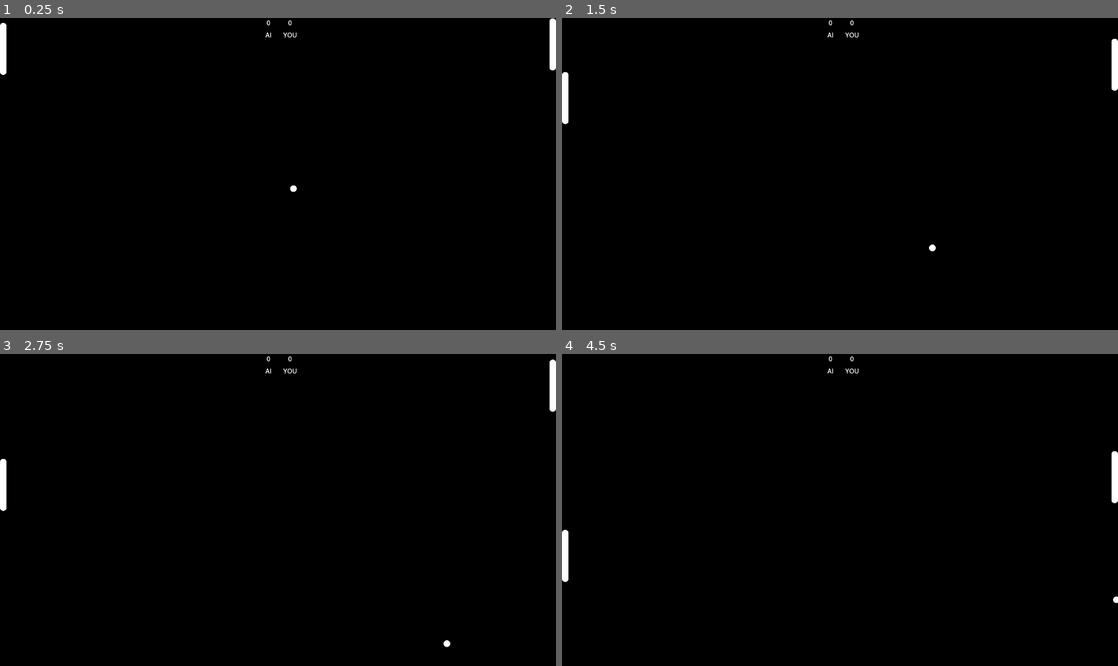
Above: before the commit, frames 1-4 (two rows, left to right).
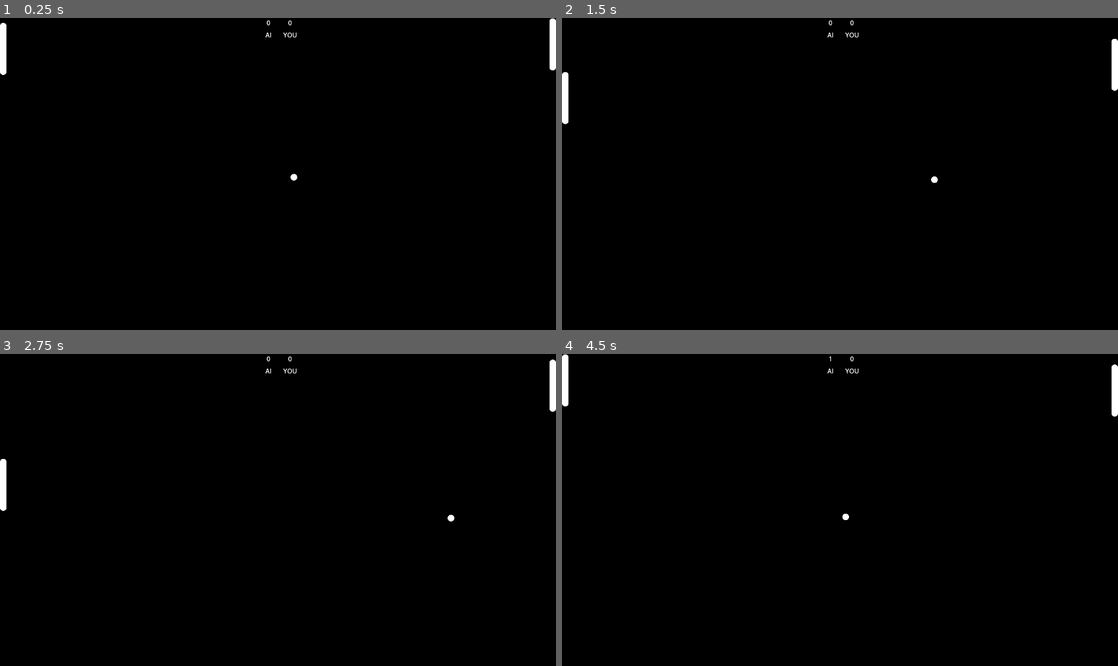
Above: after the commit, the same moments.

Repository: chaos-yeeter/pong
Game: Godot game, scene res://scenes/level.tscn
The game is run twice, just before and just after one commit, with the same random seed, the same clock (stepped at 60 frames per second) and the same inputs.
Inputs:
- Up to frame 1 (0.25 s): no input
- Up to frame 2 (1.5 s): hold K (move_up) 0.53-1.28 s; hold J (move_down) from 1.28 s (still down)
- Up to frame 3 (2.75 s): release J (move_down) at 2.03 s; hold K (move_up) from 2.03 s (still down)
- Up to frame 4 (4.5 s): release K (move_up) at 3.53 s; hold J (move_down) from 3.53 s (still down)

The runs differ from the first frame. In frame 1, less than 0.1% of the frame differs, in the area x 52-54%, y 49-56%; in frame 2, less than 0.1%; in frame 3, less than 0.1%; in frame 4, 0.9%, in the area x 0-100%, y 0-80%.

Commit message:
feat: Reset all characters after ball hits a death zone
- Reset ball to initial position
- Set random velocity for the ball after reset
- Reset ai & player paddles to initial positions

Diff:
--- a/scripts/ai_movement.gd
+++ b/scripts/ai_movement.gd
@@ -4,6 +4,15 @@
 @export var acceleration: float = 32
 @export var ball: CharacterBody2D
 
+var initial_position: Vector2
+
+func reset():
+	velocity = Vector2.ZERO
+	self.set_position(initial_position)
+
+func _ready():
+	initial_position = self.get_position()
+	assert(ball != null, "Assign ball to %s" % self.get_name())
 
 func _process(_delta):
 	# run computation once every x frames
--- a/scripts/ball_movement.gd
+++ b/scripts/ball_movement.gd
@@ -2,8 +2,18 @@
 
 @export var movement_speed: float = 200
 
+var initial_position: Vector2
+
+func get_random_velocity():
+	return Vector2(randf_range(0.7, 0.8), randf_range(-0.7, 0.7)) * movement_speed
+
+func reset():
+	self.set_position(initial_position)
+	velocity = get_random_velocity()
+
 func _ready():
-	velocity = Vector2(randf_range(0.7, 0.8), randf_range(-0.7, 0.7)) * movement_speed
+	velocity = get_random_velocity()
+	initial_position = self.get_position()
 
 func _physics_process(delta):
 	var collision_info = move_and_collide(velocity * delta)
--- a/scripts/player_movement.gd
+++ b/scripts/player_movement.gd
@@ -2,6 +2,15 @@
 
 @export var movement_speed: float = 250
 @export var deceleration: float = 10
+
+var initial_position: Vector2
+
+func reset():
+	velocity = Vector2.ZERO
+	self.set_position(initial_position)
+
+func _ready():
+	initial_position = self.get_position()
 
 func _process(_delta):
 	velocity = velocity.move_toward(Vector2.ZERO, deceleration)
--- a/scripts/score_on_death.gd
+++ b/scripts/score_on_death.gd
@@ -6,8 +6,12 @@
 func _ready():
 	assert(ball != null, "Assign Ball to %s" % self.get_name())
 	assert(opponents_score_label != null, "Assign Opponents Score Label to to %s" % self.get_name())
+	for node in get_parent().find_children("*", "CharacterBody2D", false):
+		assert(node.has_method("reset"), "Create reset function for %s" % node.get_name())
 
 func _on_body_entered(body):
 	if body.get_name() == ball.get_name():
 		var new_score = 1 + int(opponents_score_label.get_text())
 		opponents_score_label.set_text(str(new_score))
+		for node in get_parent().find_children("*", "CharacterBody2D", false):
+			node.reset()
